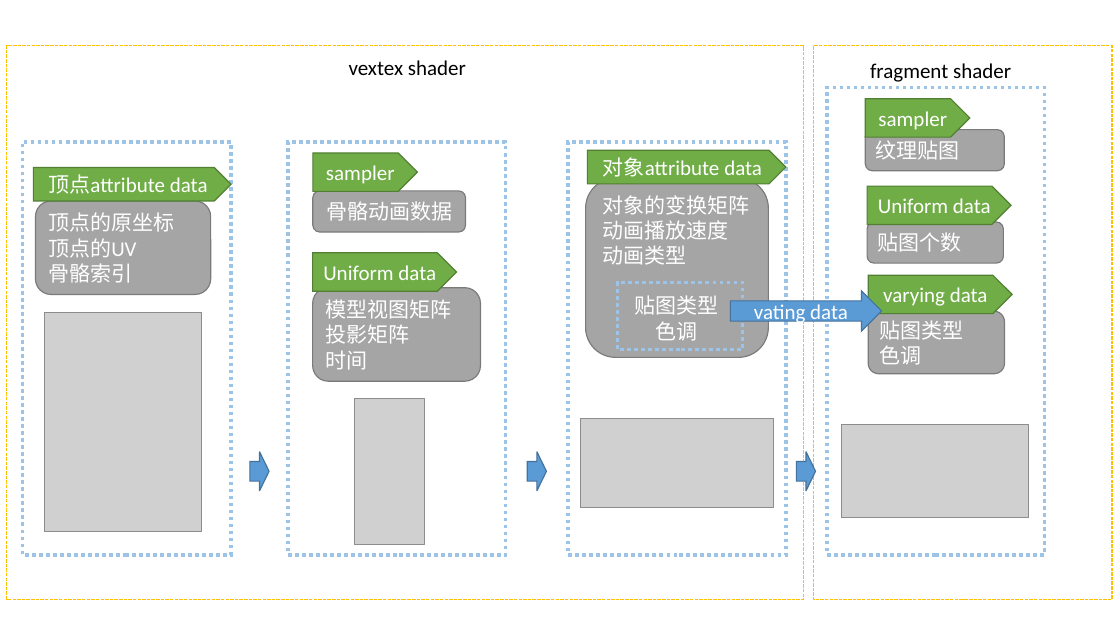
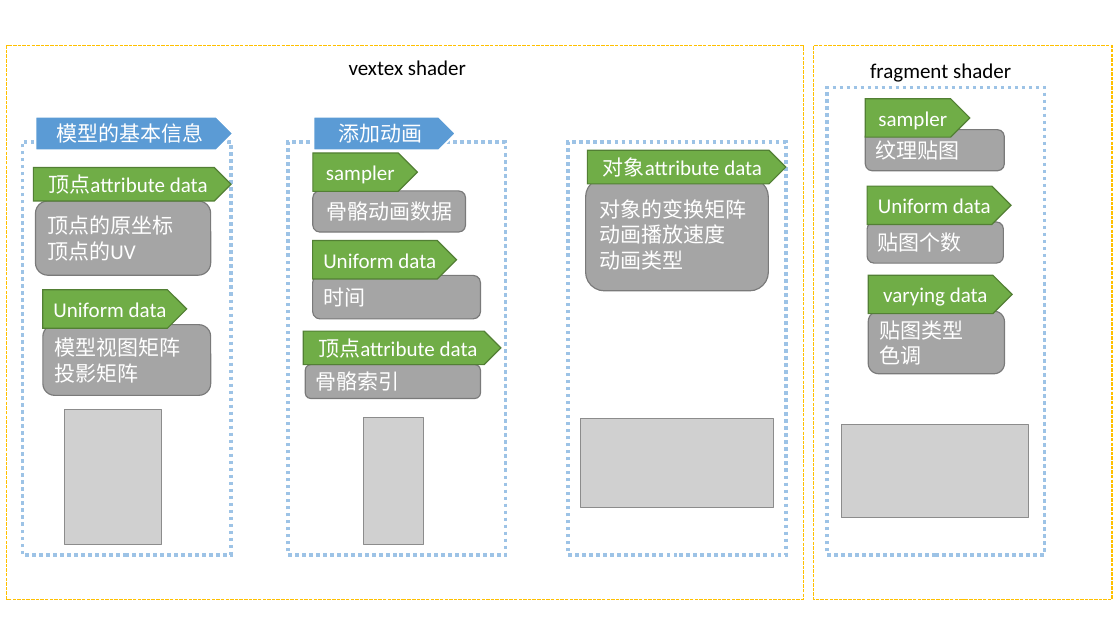
Before and after one commit to bigOrange123456789/paper, a slide deck: slide 1 of PPT/实例化渲染流程图.pptx. Drawn at 1120x630 pixels with LibreOffice and Linux fonts; fonts in the diff are those of the drawing; grey boxes stand for pictures. Boxes give left, top, right and bottom in pixels: in the first picture for what was removed or moved away, otherwise in the second. Text is boxed around its words. In the diff, an @@ line names an element or a change of style, - is before the commit and + after.

```diff
--- a/PPT/实例化渲染流程图.pptx
+++ b/PPT/实例化渲染流程图.pptx
@@ pentagon arrow added at (35,117,233,150), fill #5B9BD5, outline #FFFFFF 1.5 pt, 18 pt, text #FFFFFF @@
+模型的基本信息
@@ pentagon arrow added at (313,117,455,150), fill #5B9BD5, outline #FFFFFF 1.5 pt, 18 pt, text #FFFFFF @@
+添加动画
@@ rounded rectangle "对象的变换矩阵": place and size @@
-rounded rectangle "对象的变换矩阵" at (586,178,769,357)
+rounded rectangle "对象的变换矩阵" at (586,178,769,291)
@@ rounded rectangle "顶点的原坐标": place and size @@
-rounded rectangle "顶点的原坐标" at (35,201,211,294)
+rounded rectangle "顶点的原坐标" at (35,201,211,275)
@@ text in rounded rectangle at (48,263,132,283): paragraph removed @@
-骨骼索引
@@ pentagon arrow "Uniform data": place and size @@
-pentagon arrow "Uniform data" at (313,253,456,292)
+pentagon arrow "Uniform data" at (313,240,456,279)
@@ pentagon arrow added at (43,290,187,329), fill #70AD47, outline #538035 1 pt, 18 pt, text #FFFFFF @@
+Uniform data
@@ rounded rectangle "时间": place and size @@
-rounded rectangle "时间" at (313,287,481,381)
+rounded rectangle "时间" at (313,276,481,319)
@@ text in rounded rectangle at (325,299,451,344): paragraphs removed @@
-模型视图矩阵
-投影矩阵
@@ rectangle removed at (618,283,743,350) @@
@@ text in rounded rectangle at (635,295,719,341): paragraphs removed @@
-贴图类型
-色调
@@ right arrow removed at (731,291,882,331) @@
-vating data
@@ rounded rectangle added at (43,325,211,396), fill #A5A5A5, outline #7A7A7A 1 pt, 18 pt, text #FFFFFF @@
+模型视图矩阵
+投影矩阵
@@ pentagon arrow added at (303,331,501,365), fill #70AD47, outline #538035 1 pt, 18 pt, text #FFFFFF @@
+顶点attribute data
@@ rounded rectangle added at (305,365,481,398), fill #A5A5A5, outline #7A7A7A 1 pt, 18 pt, text #FFFFFF @@
+骨骼索引
@@ picture: place and size @@
-picture at (45,313,201,531)
+picture at (65,409,161,544)
@@ picture: place and size @@
-picture at (355,398,424,544)
+picture at (364,418,424,544)
@@ right arrow removed at (250,452,270,492) @@
@@ right arrow removed at (528,452,547,492) @@
@@ right arrow removed at (797,452,816,492) @@
```
Also in this commit, not shown: 6 other files.
